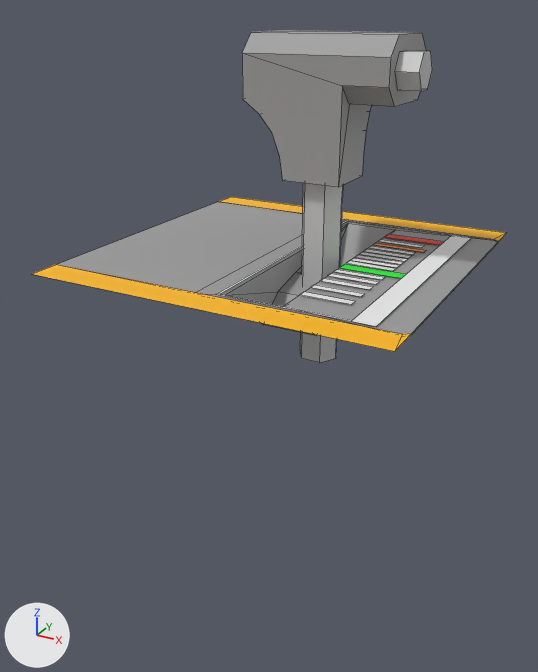
Renders of the Blender file blender/train_controller_handle.blend from each side of a commit.
Before and after are seen from a 50 mm camera at (0.235, -0.457, 0.284) aimed at (-0.01, -0.011, 0.061). The axes (+X, +Y, +Z) are drawn at lower left. The lights are the same throughout. Mesh edges are drawn as thin lines. The same objects are shown in both versions, whatever each file hides.

In view in the first picture: 'type1_base', 'type1_dynamic1', 'type1_dynamic2'.
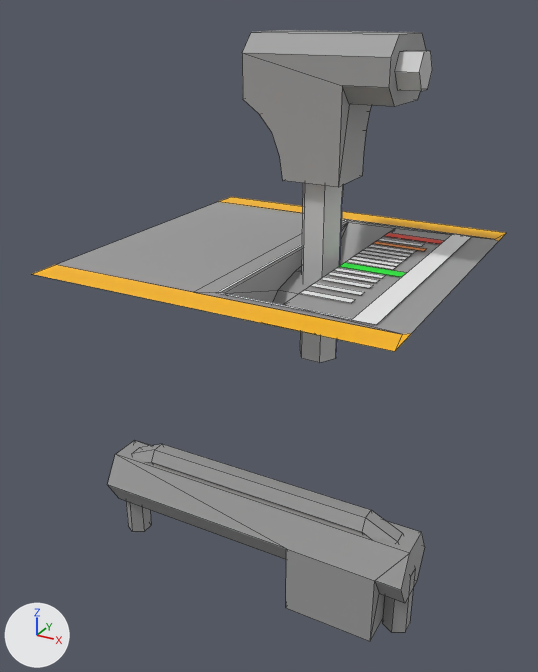
Where the change shows, as pixel boxes [x1, y1, x2, y2] in the pictures (538 x 672 px; the box of a moved part takes in the faces that stretch with it):
'decorative1', added: after [107, 440, 425, 641]
'decorative2', added: after [126, 444, 413, 633]
part 1 of me_円柱_006, moved or reshaped: before [385, 234, 444, 245]; after [384, 233, 444, 244]
part 2 of me_円柱_006, moved or reshaped: before [216, 220, 472, 326]; after [216, 219, 472, 325]
part 3 of me_円柱_006, moved or reshaped: before [300, 292, 355, 304]; after [301, 290, 355, 303]
part 4 of me_円柱_006, moved or reshaped: before [311, 285, 364, 297]; after [311, 283, 364, 295]
part 5 of me_円柱_006, moved or reshaped: before [320, 278, 373, 290]; after [321, 277, 373, 288]
part 6 of me_円柱_006, moved or reshaped: before [328, 273, 379, 284]; after [328, 272, 379, 283]
part 7 of me_円柱_006, moved or reshaped: before [334, 269, 385, 280]; after [334, 268, 385, 278]
part 8 of me_円柱_006, moved or reshaped: before [347, 261, 396, 271]; after [346, 260, 396, 269]
part 9 of me_円柱_006, moved or reshaped: before [351, 258, 400, 268]; after [351, 257, 399, 266]
part 10 of me_円柱_006, moved or reshaped: before [355, 255, 403, 264]; after [355, 253, 404, 263]
part 11 of me_円柱_006, moved or reshaped: before [360, 252, 407, 261]; after [359, 250, 408, 260]
part 12 of me_円柱_006, moved or reshaped: before [364, 249, 411, 258]; after [364, 248, 412, 257]
part 13 of me_円柱_006, moved or reshaped: before [369, 246, 416, 255]; after [368, 244, 415, 253]
part 14 of me_円柱_006, moved or reshaped: before [379, 239, 424, 248]; after [378, 238, 424, 246]
part 15 of me_円柱_006, moved or reshaped: before [339, 264, 406, 278]; after [339, 263, 406, 277]
part 16 of me_円柱_006, moved or reshaped: before [373, 243, 426, 252]; after [374, 241, 426, 251]
part 17 of me_円柱_006, moved or reshaped: before [79, 202, 499, 336]; after [79, 202, 498, 334]

Edits to the bpy script that builds the scene:
```text
Change me_円柱_006:
    remove me_円柱_006.from_pydata(...)  # 100 vertices, 48 faces; spans x -0.125..0.125, y -0.125..0.125, z 0.087..0.125
    add me_円柱_006.from_pydata(...)  # 96 vertices, 45 faces; spans x -0.125..0.125, y -0.125..0.125, z 0.088..0.126
    me_円柱_006 part 1: the loose piece of 4 vertices spanning x 0.046..0.09, y 0.067..0.077, z 0.125 is moved by (0.0, 0.0, 0.001)
    me_円柱_006 part 2: the loose piece of 10 vertices spanning x 0.001..0.105, y -0.099..0.099, z 0.125 is moved by (0.0, 0.0, 0.001)
    me_円柱_006 part 3: the loose piece of 4 vertices spanning x 0.046..0.08, y -0.075..-0.069, z 0.125 is moved by (0.0, 0.0, 0.001)
    me_円柱_006 part 4: the loose piece of 4 vertices spanning x 0.046..0.08, y -0.06..-0.054, z 0.125 is moved by (0.0, 0.0, 0.001)
    me_円柱_006 part 5: the loose piece of 4 vertices spanning x 0.046..0.08, y -0.046..-0.04, z 0.125 is moved by (0.0, 0.0, 0.001)
    me_円柱_006 part 6: the loose piece of 4 vertices spanning x 0.046..0.08, y -0.035..-0.029, z 0.125 is moved by (0.0, 0.0, 0.001)
    me_円柱_006 part 7: the loose piece of 4 vertices spanning x 0.046..0.08, y -0.025..-0.019, z 0.125 is moved by (0.0, 0.0, 0.001)
    me_円柱_006 part 8: the loose piece of 4 vertices spanning x 0.046..0.08, y -0.005..0.001, z 0.125 is moved by (0.0, 0.0, 0.001)
    me_円柱_006 part 9: the loose piece of 4 vertices spanning x 0.046..0.08, y 0.003..0.009, z 0.125 is moved by (0.0, 0.0, 0.001)
    me_円柱_006 part 10: the loose piece of 4 vertices spanning x 0.046..0.08, y 0.011..0.017, z 0.125 is moved by (0.0, 0.0, 0.001)
    me_円柱_006 part 11: the loose piece of 4 vertices spanning x 0.046..0.08, y 0.019..0.025, z 0.125 is moved by (0.0, 0.0, 0.001)
    me_円柱_006 part 12: the loose piece of 4 vertices spanning x 0.046..0.08, y 0.027..0.033, z 0.125 is moved by (0.0, 0.0, 0.001)
    me_円柱_006 part 13: the loose piece of 4 vertices spanning x 0.046..0.08, y 0.036..0.042, z 0.125 is moved by (0.0, 0.0, 0.001)
    me_円柱_006 part 14: the loose piece of 4 vertices spanning x 0.046..0.08, y 0.055..0.061, z 0.125 is moved by (0.0, 0.0, 0.001)
    me_円柱_006 part 15: the loose piece of 4 vertices spanning x 0.046..0.09, y -0.017..-0.007, z 0.125 is moved by (0.0, 0.0, 0.001)
    me_円柱_006 part 16: the loose piece of 4 vertices spanning x 0.046..0.085, y 0.045..0.051, z 0.125 is moved by (0.0, 0.0, 0.001)
    me_円柱_006 part 17
    20 vertices are removed from x -0.013..0.125, y -0.103..0.103, z 0.087..0.124
    25 faces are deleted
    9 vertices are added at x -0.013..0.005, y -0.103..0.102, z 0.088..0.125
    7 new vertices lie (0.04, 0.0, 0.0) away from vertices in x 0.005, y -0.095..0.095, z 0.088..0.125
    22 new faces join them, mat_material_darkgray (grey #9d9d9d)
Add ob_decorative2:
    ob_decorative2 = bpy.data.objects.new('decorative2', me_円柱_004)  # 30 vertices, 25 faces; spans x -0.0087..0.0787, y -0.01..0.01, z 0.0..0.125; in mat_material_darkgray (grey #9d9d9d); modifiers MIRROR, DECIMATE
    ob_decorative2.location = (0.0, -0.05, -0.0463)
    ob_decorative2.rotation_euler = (0.0, 1.571, 0.0)  # degrees (0, 90, 0)
Add ob_decorative1:
    ob_decorative1 = bpy.data.objects.new('decorative1', me_円柱_001)  # 42 vertices, 42 faces; spans x -0.017..0.044, y -0.02..0.02, z -0.1..0.1; in mat_material_darkgray (grey #9d9d9d), mat_material_lightgray (light grey #c8c8c8), mat_material_green (green #0de72e)
    ob_decorative1.location = (0.0, -0.05, -0.0703)
    ob_decorative1.rotation_euler = (0.0, 1.571, 0.0)  # degrees (0, 90, 0)
    ob_decorative1.scale = (1.25, 1.25, 1.25)
```
